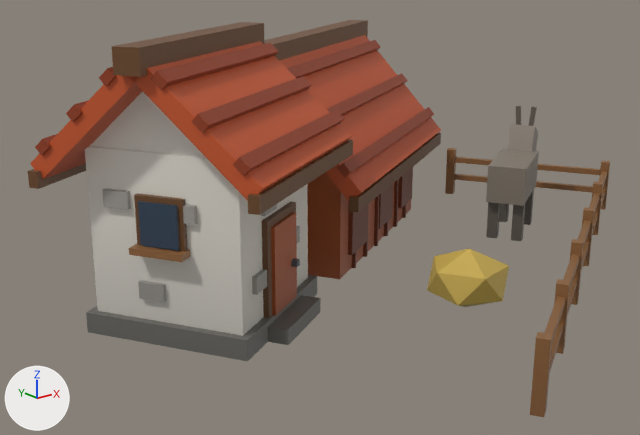
The glTF model art/models/building_27.glb: old version first, new version second.
Both versions are drawn from a camera (50 mm lens) standing at (-1.297, -1.477, 0.698) and looking at (-0.141, -0.033, 0.121). The axes (+X, +Y, +Z) are drawn at lower left. The lights are the same throughout. The first picture is the older version. Vertices at exactly the same position are counted once.

Names of what the first picture shows: 'building_27'.
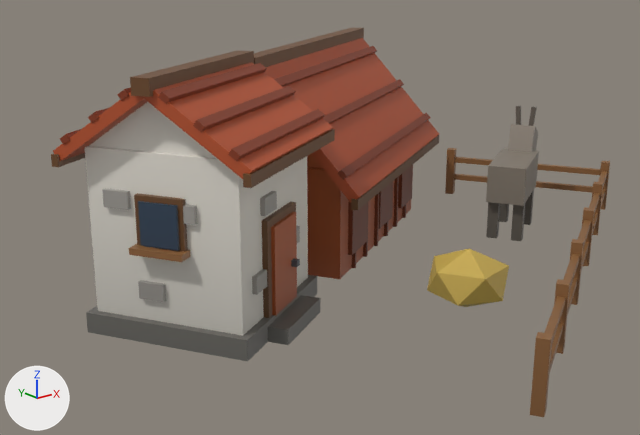
Boxes [x1, y1, x2, y2] around the edits, measured in the pictures (640 x 435 px; the box of a moved part takes in the faces that stretch with it):
'building_27', reshaped
    before: [28, 20, 610, 417]
    after: [51, 28, 610, 417]
part 1 of me_building_27, moved or reshaped
    before: [129, 41, 352, 201]
    after: [142, 62, 333, 179]
part 2 of me_building_27, moved or reshaped
    before: [233, 110, 344, 176]
    after: [228, 109, 325, 161]
part 3 of me_building_27, moved or reshaped
    before: [192, 76, 311, 133]
    after: [193, 86, 296, 133]
part 4 of me_building_27, moved or reshaped
    before: [151, 43, 279, 90]
    after: [158, 63, 267, 104]
part 5 of me_building_27, moved or reshaped
    before: [248, 140, 353, 215]
    after: [243, 129, 335, 188]
part 6 of me_building_27, moved or reshaped
    before: [30, 75, 142, 179]
    after: [53, 92, 148, 161]
part 7 of me_building_27, moved or reshaped
    before: [35, 134, 57, 155]
    after: [60, 129, 81, 145]
part 8 of me_building_27, moved or reshaped
    before: [66, 100, 89, 122]
    after: [88, 108, 108, 123]
part 9 of me_building_27, moved or reshaped
    before: [99, 67, 116, 86]
    after: [117, 87, 131, 101]
part 10 of me_building_27, moved or reshaped
    before: [28, 163, 86, 189]
    after: [51, 153, 85, 167]
part 11 of me_building_27, moved or reshaped
    before: [111, 22, 264, 77]
    after: [130, 50, 254, 97]
part 12 of me_building_27, moved or reshaped
    before: [337, 107, 434, 178]
    after: [338, 113, 431, 180]
part 13 of me_building_27, moved or reshaped
    before: [327, 73, 408, 116]
    after: [323, 79, 404, 124]
part 14 of me_building_27, moved or reshaped
    before: [287, 40, 380, 78]
    after: [274, 46, 377, 87]
part 15 of me_building_27, moved or reshaped
    before: [264, 20, 368, 60]
    after: [254, 28, 364, 67]
part 16 of me_building_27, moved or reshaped
    before: [90, 35, 441, 202]
    after: [89, 38, 439, 203]
part 17 of me_building_27, recoloured
    before: [30, 40, 421, 191]
    after: [53, 46, 404, 180]

What the commit changed:
me_building_27 is used by ob_building_27; location (0.0, 0.0, 0.0).
me_building_27 had 592 vertices, 888 faces and spanned x -0.76..0.77, y -0.75..0.57, z -0.01..0.54.
me_building_27 now has 592 vertices, 888 faces and spans x -0.72..0.77, y -0.75..0.56, z -0.01..0.49.
me_building_27 part 1: the loose piece of 8 vertices spanning x -0.65..-0.17, y -0.38..0.03, z 0.3..0.52 is scaled about its middle by (0.881, 0.879, 0.666), then moved by (-0.01, 0.01, -0.01).
me_building_27 part 2: the loose piece of 8 vertices spanning x -0.56..-0.17, y -0.37..-0.12, z 0.35..0.38 is scaled about its middle by (0.87, 0.869, 0.658), then moved by (-0.01, 0.02, 0.01).
me_building_27 part 3: the loose piece of 8 vertices spanning x -0.6..-0.21, y -0.3..-0.06, z 0.41..0.44 is scaled about its middle by (0.87, 0.869, 0.658), then moved by (-0.01, 0.02, -0.01).
me_building_27 part 4: the loose piece of 8 vertices spanning x -0.63..-0.24, y -0.24..0.0, z 0.47..0.5 is scaled about its middle by (0.87, 0.869, 0.658), then moved by (0.0, 0.01, -0.03).
me_building_27 part 5: the loose piece of 8 vertices spanning x -0.55..-0.16, y -0.38..-0.14, z 0.29..0.32 is scaled about its middle by (0.864, 0.863, 0.733), then moved by (-0.01, 0.02, 0.03).
me_building_27 part 6: the loose piece of 8 vertices spanning x -0.75..-0.27, y -0.2..0.22, z 0.3..0.52 is scaled about its middle by (0.881, 0.879, 0.666), then moved by (0.01, -0.01, -0.01).
me_building_27 part 7: the loose piece of 8 vertices spanning x -0.75..-0.36, y -0.04..0.2, z 0.35..0.38 is scaled about its middle by (0.87, 0.869, 0.658), then moved by (0.01, -0.02, 0.01).
me_building_27 part 8: the loose piece of 8 vertices spanning x -0.71..-0.33, y -0.1..0.14, z 0.41..0.44 is scaled about its middle by (0.87, 0.869, 0.658), then moved by (0.01, -0.02, -0.01).
me_building_27 part 9: the loose piece of 8 vertices spanning x -0.68..-0.29, y -0.16..0.08, z 0.47..0.5 is scaled about its middle by (0.87, 0.869, 0.658), then moved by (0.0, -0.01, -0.03).
me_building_27 part 10: the loose piece of 8 vertices spanning x -0.76..-0.37, y -0.02..0.22, z 0.29..0.32 is scaled about its middle by (0.864, 0.863, 0.733), then moved by (0.01, -0.02, 0.03).
me_building_27 part 11: the loose piece of 8 vertices spanning x -0.67..-0.25, y -0.22..0.06, z 0.49..0.54 is scaled about its middle by (0.847, 0.843, 0.667), then moved by (0.0, 0.0, -0.05).
me_building_27 part 12: the loose piece of 8 vertices spanning x -0.19..0.41, y -0.17..0.19, z 0.24..0.27 is moved by (0.0, 0.0, -0.01).
me_building_27 part 13: the loose piece of 8 vertices spanning x -0.23..0.37, y -0.1..0.26, z 0.33..0.36 is moved by (0.0, 0.0, -0.01).
me_building_27 part 14: the loose piece of 8 vertices spanning x -0.26..0.33, y -0.04..0.32, z 0.41..0.44 is moved by (0.0, 0.0, -0.01).
me_building_27 part 15: the loose piece of 8 vertices spanning x -0.31..0.32, y -0.01..0.39, z 0.45..0.49 is scaled about its middle by (0.971, 0.967, 0.667), then moved by (0.0, 0.0, -0.01).
me_building_27 part 16: 10 of 592 vertices moved; they spanned x -0.59..0.41, y -0.19..0.56, z 0.21..0.49 and now span x -0.59..0.41, y -0.18..0.56, z 0.2..0.46; mean shift (0.0, 0.0, -0.02); largest move (-0.59, -0.15, 0.49) -> (-0.59, -0.15, 0.45).
me_building_27 part 17: 136 kept faces spanning x -0.72..0.41, y -0.34..0.56, z 0.19..0.47 get new vertex colours; the middle colour goes from brown #923d1d to brown #85391c.
Other edits to the shape of me_building_27 do not show in these pictures.
